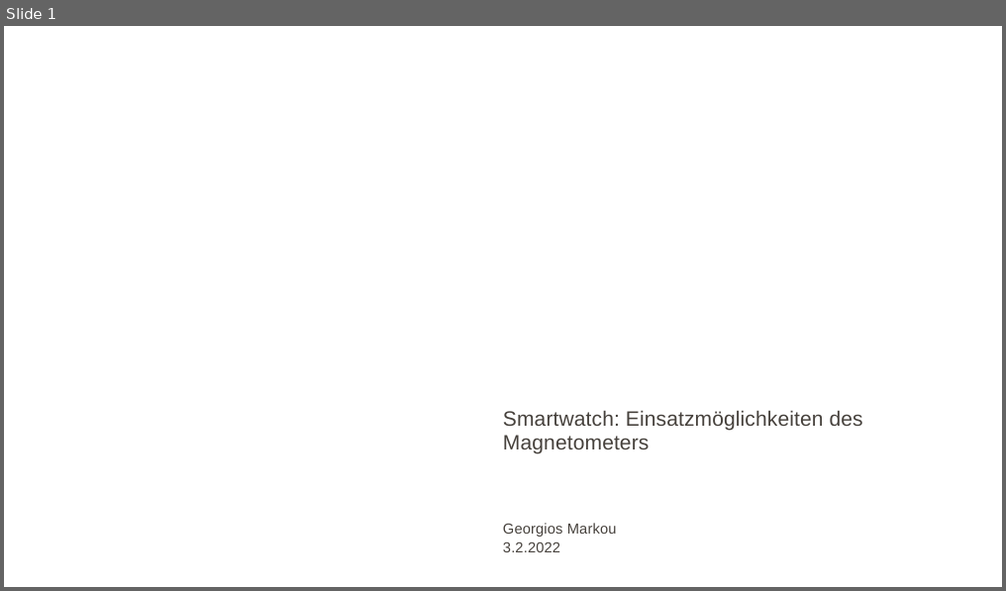
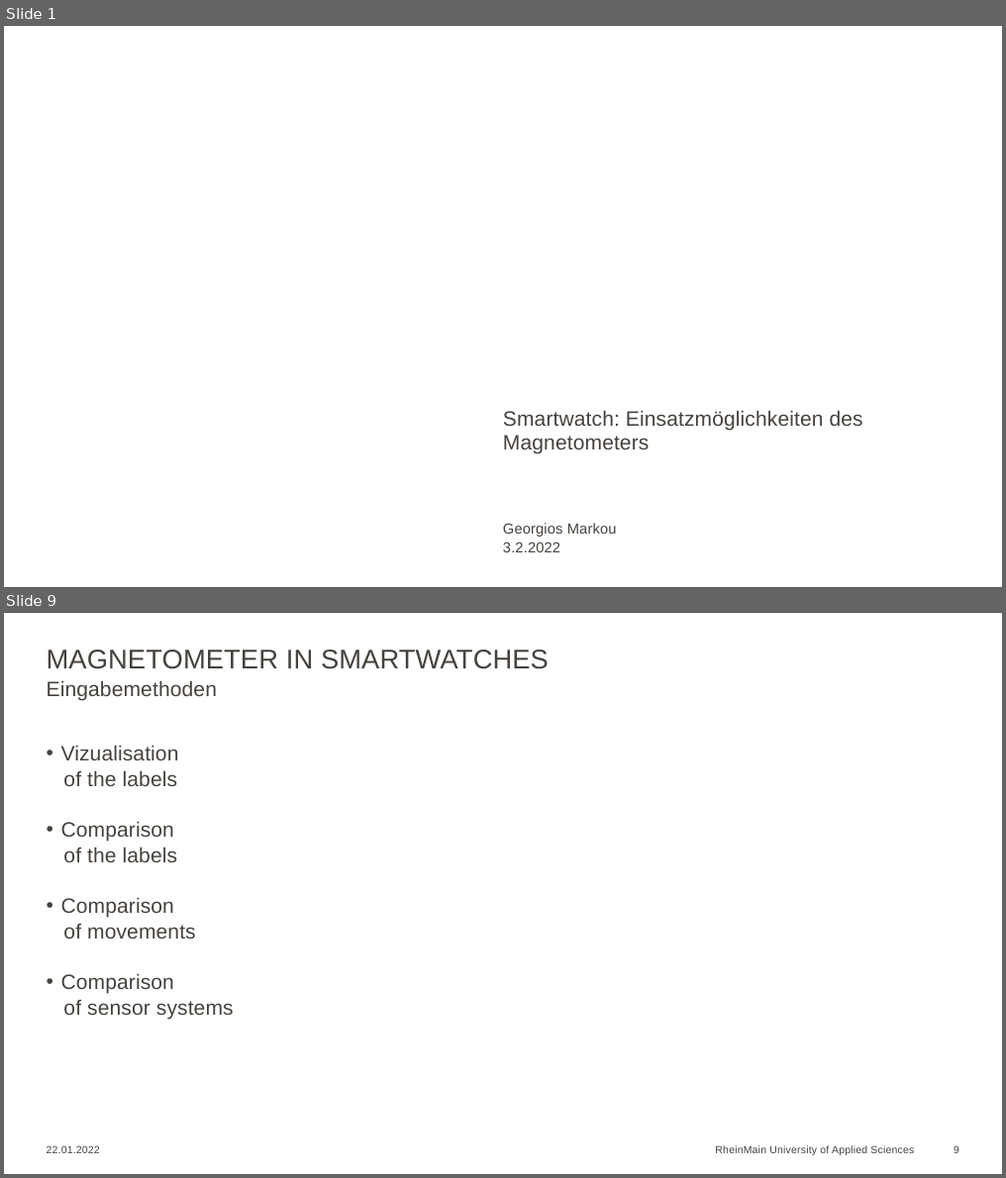
Before and after one commit to Georgios24816/hsrm, a slide deck: 5/Seminar/Georgios_Markou_10.odp. Shown one above the other, each under a label of ours: slide 1 before the commit, slides 1 and 9 after it; the slides between them are not shown. The pictures are 1006x591 and 1006x1178 pixels, drawn with LibreOffice and Linux fonts; fonts in the diff are those of the drawing; background and template pictures are left out. Boxes give left, top, right and bottom in pixels: in the first picture for what was removed or moved away, otherwise in the second. Text is boxed around its words. In the diff, an @@ line names an element or a change of style, - is before the commit and + after.

```diff
--- a/5/Seminar/Georgios_Markou_10.odp
+++ b/5/Seminar/Georgios_Markou_10.odp
@@ slide 9 added at <box>4,613,1002,1174</box>, background #FFFFFF @@
@@ title added at <box>47,650,548,669</box>, 26 pt, text #46413C @@
+MAGNETOMETER IN SMARTWATCHES
@@ text added at <box>47,680,217,701</box>, 20 pt, text #46413C @@
+Eingabemethoden
@@ text added at <box>61,745,234,1019</box>, 20 pt, text #46413C @@
+• Vizualisation
+of the labels
+• Comparison
+of the labels
+• Comparison
+of movements
+• Comparison
+of sensor systems
@@ text added at <box>47,1146,100,1154</box>, 10 pt, text #46413C @@
+22.01.2022
@@ text added at <box>715,1146,914,1156</box>, 10 pt, text #46413C @@
+RheinMain University of Applied Sciences
@@ page number added at <box>953,1147,959,1154</box>, 10 pt, text #46413C @@
+9
```
Also in this commit, not shown: 10 slides changed, 2 other slides added, 4 other files.
